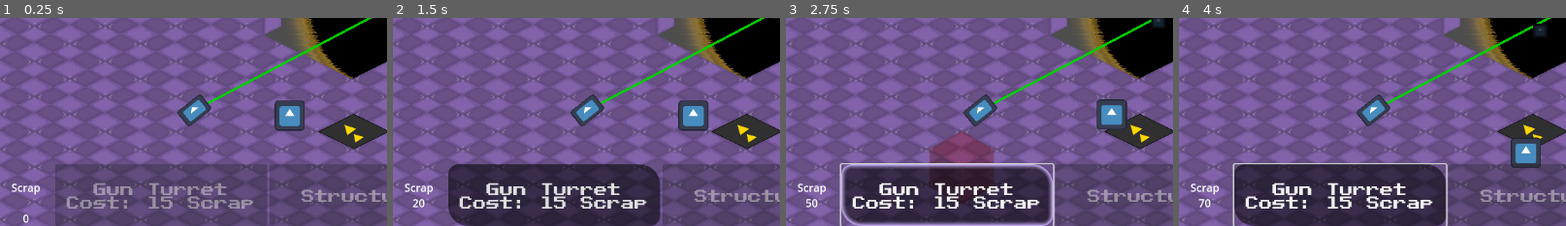
Above: before the commit, frames 1-4 (left to right).
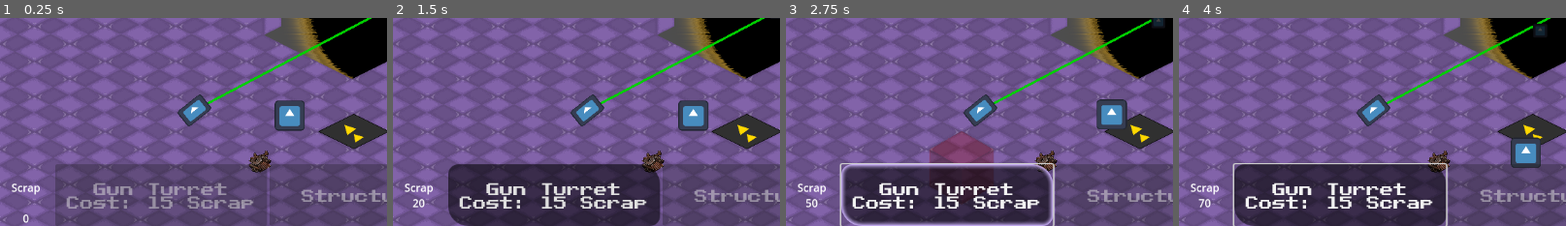
Above: after the commit, the same moments.

Repository: jkostello/Godot-Wild-Jam-69
Game: Godot game, scene res://level.tscn
The game is run twice, just before and just after one commit, with the same random seed, the same clock (stepped at 60 frames per second) and the same inputs. The engine's default icon, where the game draws it, is replaced by a stand-in: a white triangle on a blue panel in a dark square.
Inputs (mouse positions are % of the whole screen's width and height, from its top left):
- Up to frame 1 (0.25 s): no input
- Up to frame 2 (1.5 s): click "Destruct" at 0.5 s; tap Enter at 1.25 s; move the mouse to (72, 43) at 1.27 s; hold D (right) from 1.28 s (still down); hold 0 from 1.28 s (still down); click (72, 43) at 1.42 s
- Up to frame 3 (2.75 s): tap Space at 1.52 s; release D (right) at 2 s; release 0 at 2 s; click "Gun Turret Cost: 15 Scrap" at 2 s
- Up to frame 4 (4 s): tap Space at 2.75, 3.02 s; move the mouse to (30, 53) at 2.77 s; hold S (down) 2.78-3.53 s; tap 0 at 2.85 s; click (30, 53) at 2.92 s; move the mouse to (60, 25) at 3.52 s; hold D (right) from 3.53 s (still down); hold 0 from 3.53 s (still down); click (60, 25) at 3.67 s
The pictures show only the part of the screen within x 0-50%, y 50-100%; the shares and areas given below are measured in that part.

The runs differ from the first frame. In frame 1, 0.4% of the frame differs, in the area x 64-71%, y 63-75%; in frame 2, 0.4%; in frame 3, 0.3%; in frame 4, 0.4%.

Commit message:
Connect scrap & resource
Connected structure_handler scrap to player resource

Diff:
--- a/laser.gd
+++ b/laser.gd
@@ -2,6 +2,8 @@
 
 @export var durability := 100.0
 @onready var player = get_node("/root/Level/Player")
+@onready var structure_handler = get_node("/root/Level/CanvasLayer/structure_handler")
+
 var colliding_enemies := 0
 var repairing := false
 
@@ -21,6 +23,7 @@
 	# Increase turret durability
 	# TODO: slow down repair
 	if (repairing and (durability < 100 and player.resource >0)):
+			structure_handler.updateScrapUI()
 			durability += 1
 			player.resource -= 1
 
--- a/level.tscn
+++ b/level.tscn
@@ -1,12 +1,13 @@
-[gd_scene load_steps=11 format=3 uid="uid://ckmh6gnitv64p"]
+[gd_scene load_steps=12 format=3 uid="uid://ckmh6gnitv64p"]
 
 [ext_resource type="PackedScene" uid="uid://bpg2lcg0737in" path="res://structure_handler.tscn" id="1_7h3wo"]
 [ext_resource type="Script" path="res://level.gd" id="1_fnxtp"]
 [ext_resource type="Texture2D" uid="uid://cqq6525or2suw" path="res://FLOOR1.png" id="3_c7bgw"]
 [ext_resource type="PackedScene" uid="uid://xn4epdl40krm" path="res://void.tscn" id="3_gfdxi"]
-[ext_resource type="PackedScene" uid="uid://ba4q10sapjinu" path="res://laser.tscn" id="4_t28y2"]
+[ext_resource type="PackedScene" uid="uid://bgj4vp25lv1gd" path="res://laser.tscn" id="4_t28y2"]
 [ext_resource type="PackedScene" uid="uid://bkwa8366unv8y" path="res://player.tscn" id="5_w3uvl"]
-[ext_resource type="PackedScene" uid="uid://dpmmqadkrpebq" path="res://conveyor.tscn" id="7_hu7mx"]
+[ext_resource type="PackedScene" path="res://conveyor.tscn" id="7_hu7mx"]
+[ext_resource type="PackedScene" uid="uid://c7waafyi0ya1x" path="res://resources/resource.tscn" id="8_d4m44"]
 
 [sub_resource type="NavigationPolygon" id="NavigationPolygon_j53cu"]
 vertices = PackedVector2Array(150, 0, 0, 75, -150, 0, 0, -75)
@@ -72,3 +73,6 @@
 [node name="Conveyor" parent="." instance=ExtResource("7_hu7mx")]
 position = Vector2(-143, 523)
 strength = 10.0
+
+[node name="resource" parent="." instance=ExtResource("8_d4m44")]
+position = Vector2(-542, 652)
--- a/player.gd
+++ b/player.gd
@@ -1,7 +1,7 @@
 extends CharacterBody2D
 
 @export var speed = 300.0
-@export var resource = 0
+@export var resource : int = 0
 
 # Player movement
 func _physics_process(delta):
--- a/project.godot
+++ b/project.godot
@@ -55,3 +55,7 @@
 2d_physics/layer_2="Player"
 2d_physics/layer_3="Enemy"
 2d_physics/layer_4="Structure"
+
+[rendering]
+
+renderer/rendering_method="gl_compatibility"
--- a/resources/resource.gd
+++ b/resources/resource.gd
@@ -1,11 +1,11 @@
 extends Node2D
 
 @onready var player = get_node("/root/Level/Player")
+@onready var structure_handler = get_node("/root/Level/CanvasLayer/structure_handler")
 
 # Add resources to player & delete self
 func _on_area_2d_body_entered(body):
 	if (body == player):
 		player.resource += 10
-		print("resource collected")
-		print("new resource count: ", player.resource)
+		structure_handler.updateScrapUI()
 		queue_free()
--- a/structure_handler.gd
+++ b/structure_handler.gd
@@ -6,11 +6,10 @@
 @onready var dcButton : Button = $VBoxContainer/buttonHolder/HBoxContainer/dcButton
 @onready var highlight_block : Sprite2D = $highlightBlock
 @onready var tile_map : TileMap = get_node(self.get_meta("activeTilemap"))
+@onready var turret = preload("res://turret.tscn")
 @onready var player : Node2D = get_node(self.get_meta("playerNode"))
-@onready var turret = preload("res://turret.tscn")
 
 @export var turretCost : int = 15
-var scrap : int = 0
 var structure_selected = 0
 var spaceTaken : bool = false
 var clicked_cell := Vector2.ZERO
@@ -50,10 +49,8 @@
 	else: # If not in range, color red
 		highlight_block.modulate = Color(1,0,0,0.3)
 
-#I hate github
 # Called on structure button press
 # Selects correct structure, shows highlight block
-# TODO: finish structures 2 & 3
 func onButtonPressed(butNum):
 	highlight_block.visible = true
 	match butNum:
@@ -67,8 +64,8 @@
 			structure_selected = 4
 
 func updateScrapUI():
-	scrapReadout.set_text(str("[center]\nScrap\n",scrap,"[/center]"))
-	if scrap < turretCost:
+	scrapReadout.set_text(str("[center]\nScrap\n",player.resource,"[/center]"))
+	if player.resource < turretCost:
 		structure_but_1.disabled = true
 	else:
 		structure_but_1.disabled = false
@@ -77,17 +74,17 @@
 func buildStructure():
 	# Create structure 1
 	if checkedSpace is bool:
-		if structure_selected != 4:
-			if structure_selected == 1 and scrap >= turretCost:
-				scrap -= turretCost
-				var new_t = turret.instantiate()
-				get_tree().current_scene.add_child(new_t)
-				new_t.position = coords
-				highlight_block.visible = false
-				structure_selected = 0
+		if structure_selected == 1 and player.resource >= turretCost:
+			player.resource -= turretCost
+			var new_t = turret.instantiate()
+			get_tree().current_scene.add_child(new_t)
+			new_t.position = coords
+			highlight_block.visible = false
+			structure_selected = 0
+	# Destruct
 	elif structure_selected == 4:
 		checkedSpace.queue_free()
-		scrap += floor(turretCost) / 3
+		player.resource += floor(turretCost) / 3
 		highlight_block.visible = false
 		structure_selected = 0
 
@@ -110,5 +107,5 @@
 
 		#INDEV FUNCTION, INCREASES SCRAP BY 10
 		if (Input.is_key_pressed(KEY_0) and not event.is_echo()):
-			scrap += 10
+			player.resource += 10
 			updateScrapUI()
